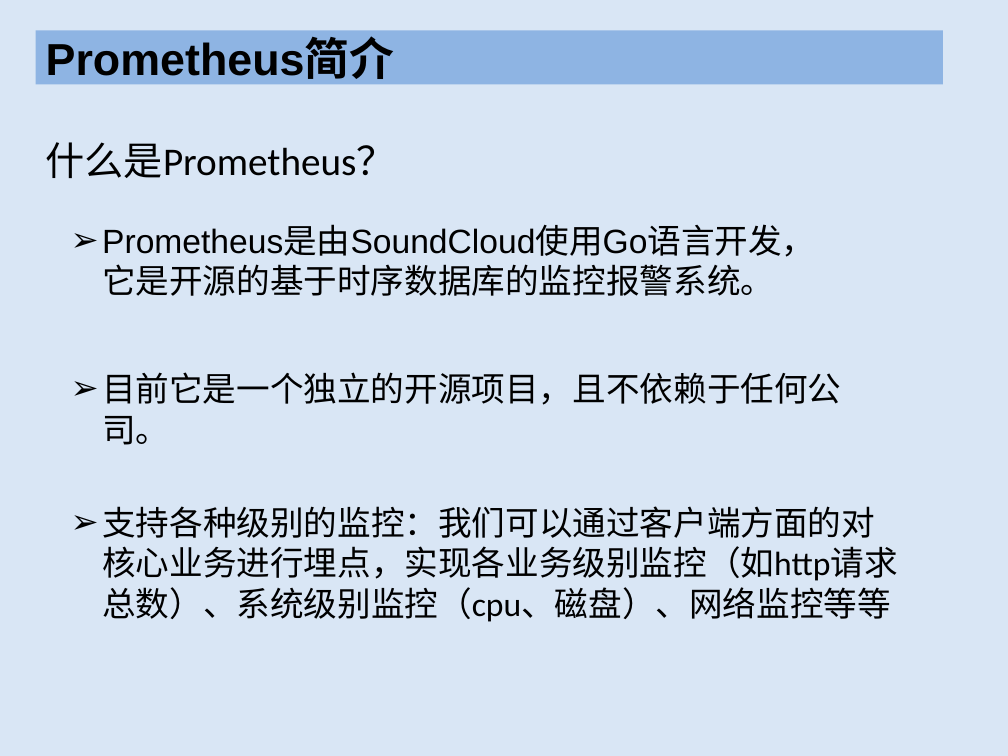
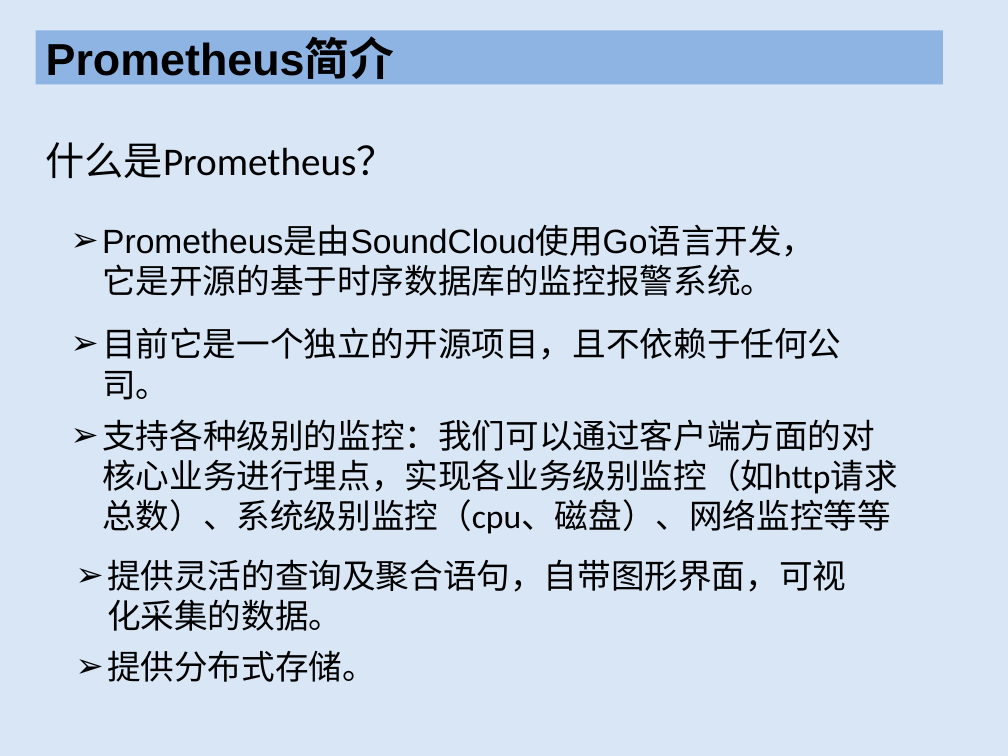
Before and after one commit to XianHuaEmma/test, a slide deck: slide 3 of Prometheus知识/Prometheus.pptx. Drawn at 1008x756 pixels with LibreOffice and Linux fonts; fonts in the diff are those of the drawing. Boxes give left, top, right and bottom in pixels: in the first picture for what was removed or moved away, otherwise in the second. Text is boxed around its words. In the diff, an @@ line names an element or a change of style, - is before the commit and + after.

```diff
--- a/Prometheus知识/Prometheus.pptx
+++ b/Prometheus知识/Prometheus.pptx
@@ text "目前它是一个独立的开源项目，且不依赖于任何公司。": place and size @@
-text "目前它是一个独立的开源项目，且不依赖于任何公司。" at [102, 372, 841, 445]
+text "目前它是一个独立的开源项目，且不依赖于任何公司。" at [102, 327, 841, 400]
@@ text "支持各种级别的监控：我们可以通过客户端方面的对核心业务进行埋点，实现各业务级别监控（如http请求总数）、系统级别监控（ ...": place and size @@
-text "支持各种级别的监控：我们可以通过客户端方面的对核心业务进行埋点，实现各业务级别监控（如http请求总数）、系统级别监控（ ..." at [102, 506, 897, 622]
+text "支持各种级别的监控：我们可以通过客户端方面的对核心业务进行埋点，实现各业务级别监控（如http请求总数）、系统级别监控（ ..." at [102, 419, 897, 534]
@@ text added at [107, 559, 846, 631], 24 pt, text #000000 @@
+➢ 提供灵活的查询及聚合语句，自带图形界面，可视化采集的数据。
@@ text added at [107, 650, 376, 682], 24 pt, text #000000 @@
+➢ 提供分布式存储。
```
Also in this commit, not shown: 3 other slides changed, 2 slides added, 1 other file.
